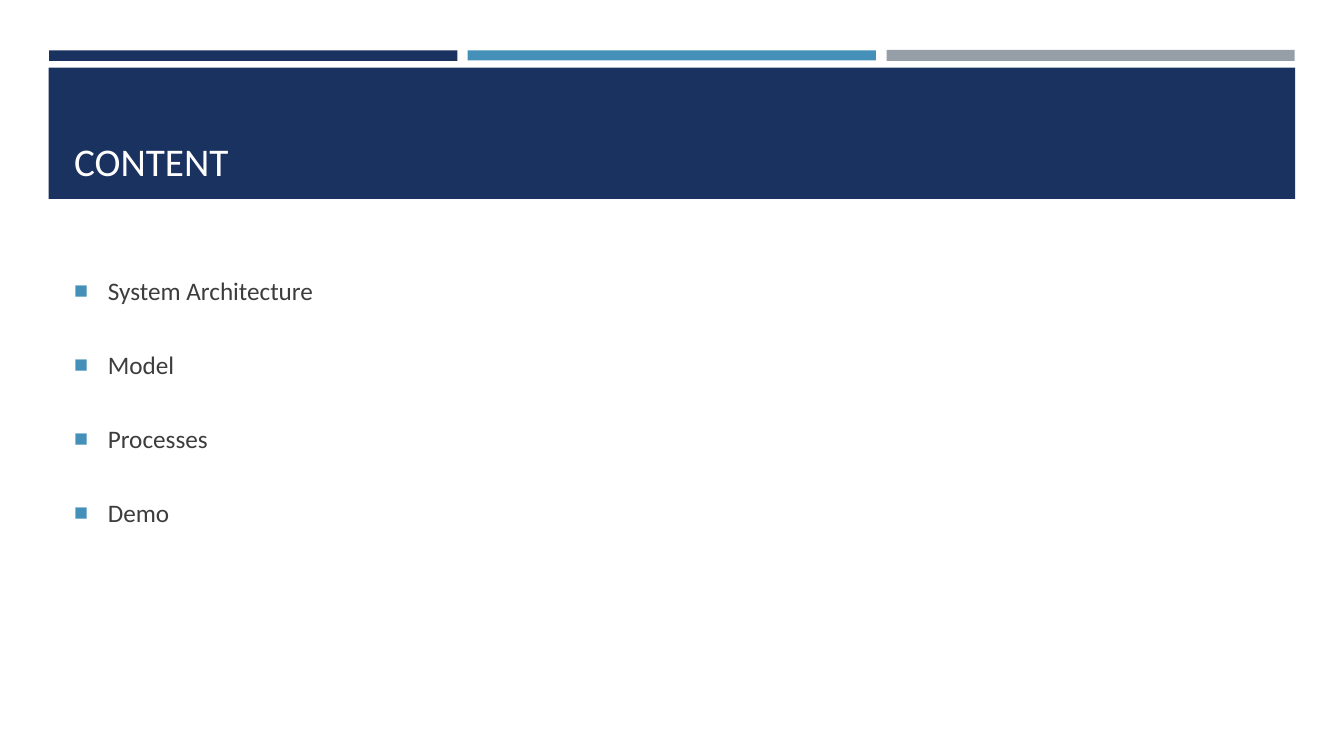
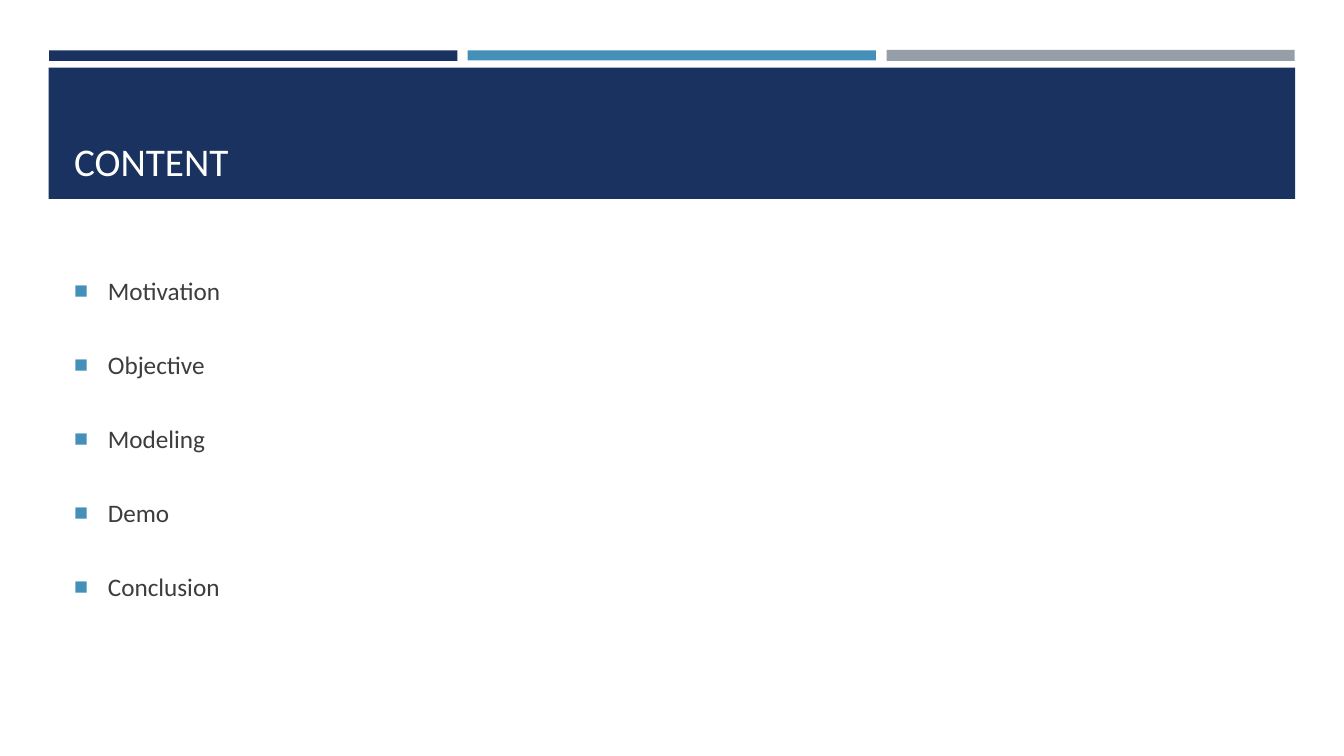
Before and after one commit to seakmengc/find_me, a slide deck: slide 3 of docs/find_me.pptx. Drawn at 1344x756 pixels with LibreOffice and Linux fonts; fonts in the diff are those of the drawing. Boxes give left, top, right and bottom in pixels: in the first picture for what was removed or moved away, otherwise in the second. Text is boxed around its words. In the diff, an @@ line names an element or a change of style, - is before the commit and + after.

```diff
--- a/docs/find_me.pptx
+++ b/docs/find_me.pptx
@@ text at [108, 282, 220, 453]: text changed @@
-■ System Architecture
-■ Model
-■ Processes
+■ Motivation
+■ Objective
+■ Modeling
@@ text at [108, 578, 220, 596]: paragraph added @@
+■ Conclusion
```
Also in this commit, not shown: 4 other slides changed, 10 slides added, 3 slides removed, 3 other files.
